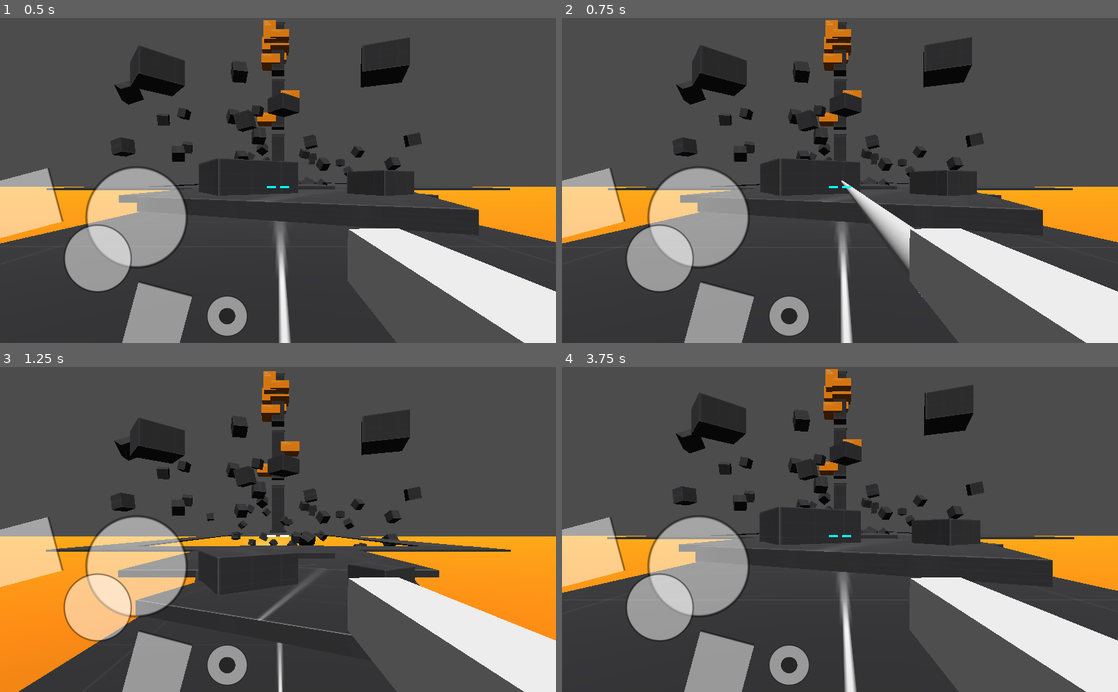
Above: before the commit, frames 1-4 (two rows, left to right).
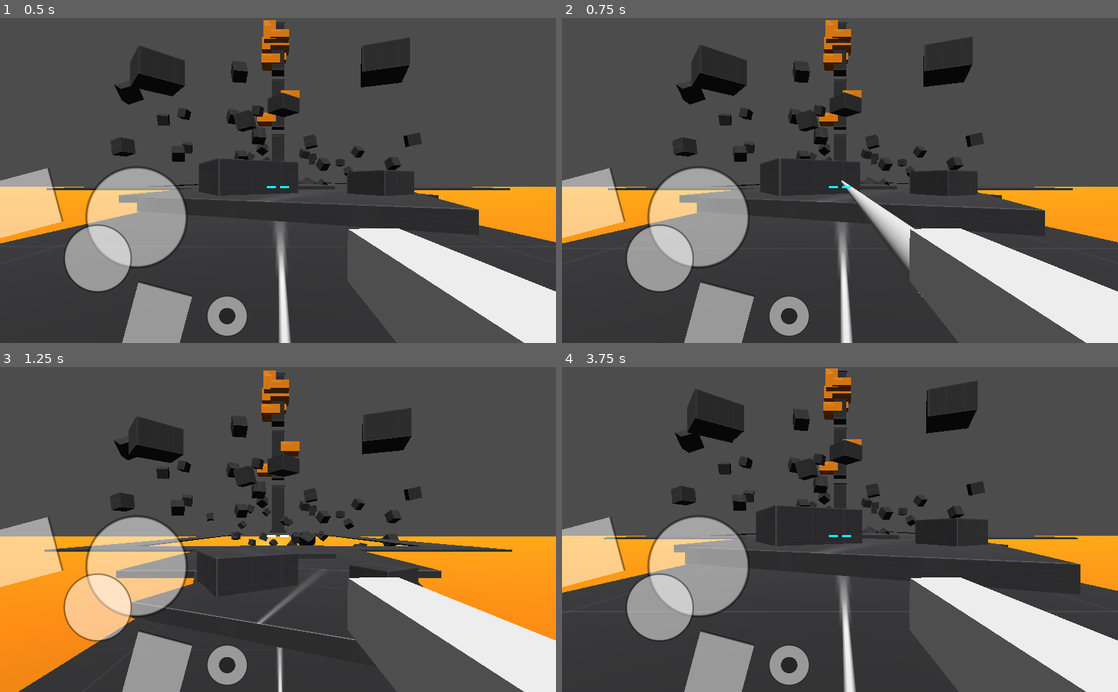
Above: after the commit, the same moments.

Repository: don-tnowe/godot-grappling-hook-fps
Game: Godot game, scene res://src/Screens/Main.tscn
The game is run twice, just before and just after one commit, with the same random seed, the same clock (stepped at 60 frames per second) and the same inputs.
Inputs (mouse positions are in pixels of both pictures, inside the frame that each line leads up to):
- Up to frame 1 (0.5 s): no input
- Up to frame 2 (0.75 s): tap Enter at 0.5 s; move the mouse to (867, 180) at 0.52 s; hold W (move_fwd) from 0.53 s (still down); click (867, 180) at 0.6 s
- Up to frame 3 (1.25 s): keep holding W (move_fwd); tap Space (jump) at 0.77 s
- Up to frame 4 (3.75 s): move the mouse to (812, 529) at 1.27 s; tap Alt at 1.35, 2.85 s; tap Space (jump) at 1.52, 2.75, 3.02 s; move the mouse to (895, 458) at 2.02 s; release W (move_fwd) at 2.03 s; hold D (strafe_right) 2.03-2.78 s; click (895, 458) at 2.1 s; move the mouse to (834, 536) at 2.77 s; hold W (move_fwd) 2.78-3.53 s; move the mouse to (1006, 578) at 3.52 s; hold A (strafe_left) from 3.53 s (still down); click (1006, 578) at 3.6 s

Frame 1 is identical in both runs. In frame 2, 0.2% of the frame differs, in the area x 10-87%, y 5-66%; in frame 3, 0.9%; in frame 4, 2.3%, in the area x 0-100%, y 0-100%.

Commit message:
Make grapple reel-in faster if upwards

Diff:
--- a/src/Hero/Weapons/GrapplinHook.gd
+++ b/src/Hero/Weapons/GrapplinHook.gd
@@ -84,7 +84,7 @@
 
 	if firing:
 		attached_pivot_distance = rel_position.length()
-		hero_node.velocity -= reel_in_acceleration * delta * rel_position.normalized()
+		hero_node.velocity -= (reel_in_acceleration * rel_position.normalized() + Vector3(0, -hero_node.gravity, 0)) * delta
 
 	_check_obstacles(rel_position, abs_position)
 	_draw_rope(abs_position)
--- a/src/Hero/Weapons/GrapplinHook.tscn
+++ b/src/Hero/Weapons/GrapplinHook.tscn
@@ -35,93 +35,93 @@
 collision_mask = 16
 debug_shape_custom_color = Color( 0.517647, 0.027451, 0.694118, 1 )
 
-[node name="Visual" type="Spatial" parent="."]
-
-[node name="FiringOrigin" type="Spatial" parent="Visual"]
+[node name="FiringOrigin" type="Spatial" parent="."]
 unique_name_in_owner = true
 transform = Transform( 0.999989, 0, 0, 0, 0.999981, 0, 0, 0, 0.999995, 0.191217, -0.135213, -0.439623 )
 
-[node name="Chain" type="Spatial" parent="Visual/FiringOrigin"]
+[node name="Chain" type="Spatial" parent="FiringOrigin"]
 unique_name_in_owner = true
 transform = Transform( 0.05, 0, 0, 0, 0.05, 0, 0, 0, 1, 1.49012e-08, -4.47035e-08, 2.98023e-08 )
 visible = false
 
-[node name="Chain" type="MeshInstance" parent="Visual/FiringOrigin/Chain"]
+[node name="Chain" type="MeshInstance" parent="FiringOrigin/Chain"]
 transform = Transform( 1, 0, 0, 0, -2.18557e-08, -1, 0, 0.5, -4.37114e-08, 0, -1, -0.5 )
 mesh = SubResource( 2 )
 skeleton = NodePath("../..")
 
-[node name="Segments" type="Node" parent="Visual/FiringOrigin/Chain"]
+[node name="Segments" type="Node" parent="FiringOrigin/Chain"]
 
-[node name="Spatial" type="Spatial" parent="Visual/FiringOrigin/Chain/Segments"]
+[node name="Spatial" type="Spatial" parent="FiringOrigin/Chain/Segments"]
 
-[node name="Chain2" type="MeshInstance" parent="Visual/FiringOrigin/Chain/Segments/Spatial"]
+[node name="Chain2" type="MeshInstance" parent="FiringOrigin/Chain/Segments/Spatial"]
 transform = Transform( 0.05, 0, 0, 0, -2.18557e-08, 0.05, 0, -0.5, -2.18557e-09, 0, 0, -0.5 )
 mesh = SubResource( 2 )
 skeleton = NodePath("../../../..")
 
-[node name="Spatial2" type="Spatial" parent="Visual/FiringOrigin/Chain/Segments"]
+[node name="Spatial2" type="Spatial" parent="FiringOrigin/Chain/Segments"]
 
-[node name="Chain2" type="MeshInstance" parent="Visual/FiringOrigin/Chain/Segments/Spatial2"]
+[node name="Chain2" type="MeshInstance" parent="FiringOrigin/Chain/Segments/Spatial2"]
 transform = Transform( 0.05, 0, 0, 0, -2.18557e-08, 0.05, 0, -0.5, -2.18557e-09, 0, 0, -0.5 )
 mesh = SubResource( 2 )
 skeleton = NodePath("../../../..")
 
-[node name="Spatial3" type="Spatial" parent="Visual/FiringOrigin/Chain/Segments"]
+[node name="Spatial3" type="Spatial" parent="FiringOrigin/Chain/Segments"]
 
-[node name="Chain2" type="MeshInstance" parent="Visual/FiringOrigin/Chain/Segments/Spatial3"]
+[node name="Chain2" type="MeshInstance" parent="FiringOrigin/Chain/Segments/Spatial3"]
 transform = Transform( 0.05, 0, 0, 0, -2.18557e-08, 0.05, 0, -0.5, -2.18557e-09, 0, 0, -0.5 )
 mesh = SubResource( 2 )
 skeleton = NodePath("../../../..")
 
-[node name="Spatial4" type="Spatial" parent="Visual/FiringOrigin/Chain/Segments"]
+[node name="Spatial4" type="Spatial" parent="FiringOrigin/Chain/Segments"]
 
-[node name="Chain2" type="MeshInstance" parent="Visual/FiringOrigin/Chain/Segments/Spatial4"]
+[node name="Chain2" type="MeshInstance" parent="FiringOrigin/Chain/Segments/Spatial4"]
 transform = Transform( 0.05, 0, 0, 0, -2.18557e-08, 0.05, 0, -0.5, -2.18557e-09, 0, 0, -0.5 )
 mesh = SubResource( 2 )
 skeleton = NodePath("../../../..")
 
-[node name="Spatial5" type="Spatial" parent="Visual/FiringOrigin/Chain/Segments"]
+[node name="Spatial5" type="Spatial" parent="FiringOrigin/Chain/Segments"]
 
-[node name="Chain2" type="MeshInstance" parent="Visual/FiringOrigin/Chain/Segments/Spatial5"]
+[node name="Chain2" type="MeshInstance" parent="FiringOrigin/Chain/Segments/Spatial5"]
 transform = Transform( 0.05, 0, 0, 0, -2.18557e-08, 0.05, 0, -0.5, -2.18557e-09, 0, 0, -0.5 )
 mesh = SubResource( 2 )
 skeleton = NodePath("../../../..")
 
-[node name="Spatial6" type="Spatial" parent="Visual/FiringOrigin/Chain/Segments"]
+[node name="Spatial6" type="Spatial" parent="FiringOrigin/Chain/Segments"]
 
-[node name="Chain2" type="MeshInstance" parent="Visual/FiringOrigin/Chain/Segments/Spatial6"]
+[node name="Chain2" type="MeshInstance" parent="FiringOrigin/Chain/Segments/Spatial6"]
 transform = Transform( 0.05, 0, 0, 0, -2.18557e-08, 0.05, 0, -0.5, -2.18557e-09, 0, 0, -0.5 )
 mesh = SubResource( 2 )
 skeleton = NodePath("../../../..")
 
-[node name="Spatial7" type="Spatial" parent="Visual/FiringOrigin/Chain/Segments"]
+[node name="Spatial7" type="Spatial" parent="FiringOrigin/Chain/Segments"]
 
-[node name="Chain2" type="MeshInstance" parent="Visual/FiringOrigin/Chain/Segments/Spatial7"]
+[node name="Chain2" type="MeshInstance" parent="FiringOrigin/Chain/Segments/Spatial7"]
 transform = Transform( 0.05, 0, 0, 0, -2.18557e-08, 0.05, 0, -0.5, -2.18557e-09, 0, 0, -0.5 )
 mesh = SubResource( 2 )
 skeleton = NodePath("../../../..")
 
-[node name="Spatial8" type="Spatial" parent="Visual/FiringOrigin/Chain/Segments"]
+[node name="Spatial8" type="Spatial" parent="FiringOrigin/Chain/Segments"]
 
-[node name="Chain2" type="MeshInstance" parent="Visual/FiringOrigin/Chain/Segments/Spatial8"]
+[node name="Chain2" type="MeshInstance" parent="FiringOrigin/Chain/Segments/Spatial8"]
 transform = Transform( 0.05, 0, 0, 0, -2.18557e-08, 0.05, 0, -0.5, -2.18557e-09, 0, 0, -0.5 )
 mesh = SubResource( 2 )
 skeleton = NodePath("../../../..")
 
-[node name="Spatial9" type="Spatial" parent="Visual/FiringOrigin/Chain/Segments"]
+[node name="Spatial9" type="Spatial" parent="FiringOrigin/Chain/Segments"]
 
-[node name="Chain2" type="MeshInstance" parent="Visual/FiringOrigin/Chain/Segments/Spatial9"]
+[node name="Chain2" type="MeshInstance" parent="FiringOrigin/Chain/Segments/Spatial9"]
 transform = Transform( 0.05, 0, 0, 0, -2.18557e-08, 0.05, 0, -0.5, -2.18557e-09, 0, 0, -0.5 )
 mesh = SubResource( 2 )
 skeleton = NodePath("../../../..")
 
-[node name="Spatial10" type="Spatial" parent="Visual/FiringOrigin/Chain/Segments"]
+[node name="Spatial10" type="Spatial" parent="FiringOrigin/Chain/Segments"]
 
-[node name="Chain2" type="MeshInstance" parent="Visual/FiringOrigin/Chain/Segments/Spatial10"]
+[node name="Chain2" type="MeshInstance" parent="FiringOrigin/Chain/Segments/Spatial10"]
 transform = Transform( 0.05, 0, 0, 0, -2.18557e-08, 0.05, 0, -0.5, -2.18557e-09, 0, 0, -0.5 )
 mesh = SubResource( 2 )
 skeleton = NodePath("../../../..")
+
+[node name="Visual" type="Spatial" parent="."]
 
 [node name="MeshInstance" type="MeshInstance" parent="Visual"]
 transform = Transform( 0.0498927, 0.00018124, 0.016344, -8.72302e-05, 0.0499792, -0.00719849, -0.00327266, 0.00143091, 0.249361, 0.2, -0.15, -0.2 )
@@ -130,7 +130,7 @@
 
 [node name="RemoteTransform" type="RemoteTransform" parent="Visual/MeshInstance"]
 transform = Transform( 1, 4.65661e-10, 5.96046e-08, 4.65661e-10, 1, -4.47035e-08, -1.86265e-09, -9.31323e-10, 1, 0.137876, 0.157834, -0.960043 )
-remote_path = NodePath("../../FiringOrigin")
+remote_path = NodePath("../../../FiringOrigin")
 update_rotation = false
 update_scale = false
 
